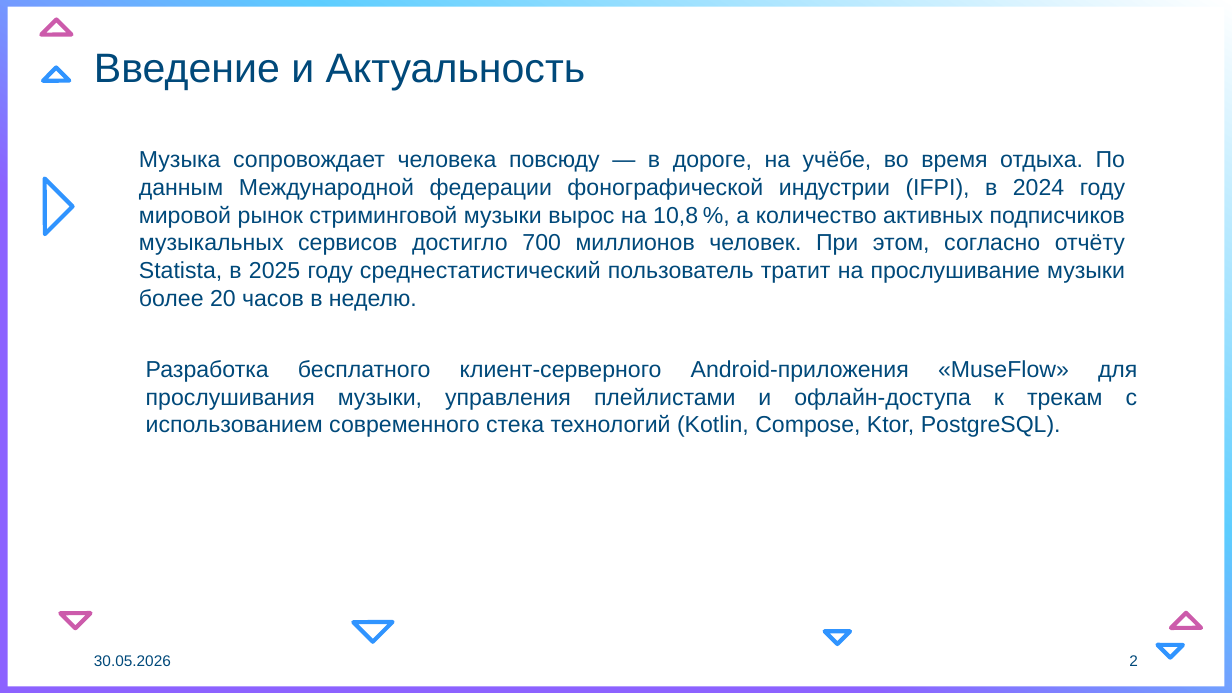
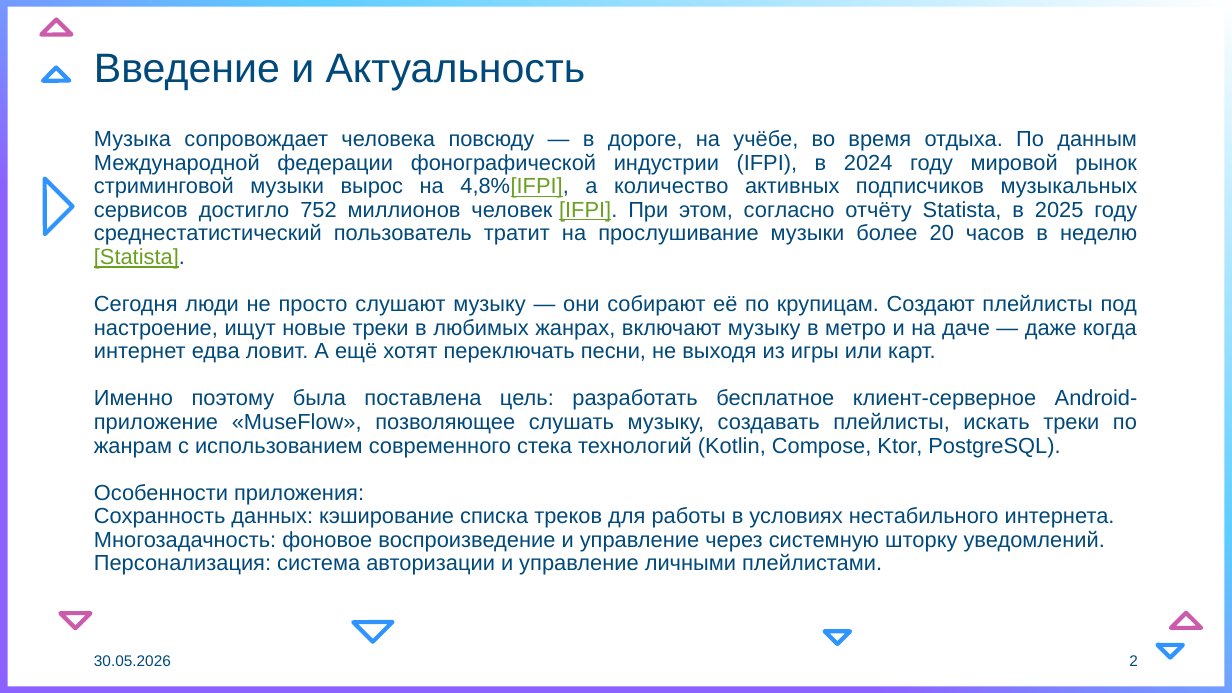
Before and after one commit to oggiorgi/MIREA, a slide deck: slide 2 of 6sem/coursework_kotlin/samsung_presentation_olefriovgg.pptx. Drawn at 1232x693 pixels with LibreOffice and Linux fonts; fonts in the diff are those of the drawing; background and template pictures are left out. Boxes give left, top, right and bottom in pixels: in the first picture for what was removed or moved away, otherwise in the second. Text is boxed around its words. In the diff, an @@ line names an element or a change of style, - is before the commit and + after.

```diff
--- a/6sem/coursework_kotlin/samsung_presentation_olefriovgg.pptx
+++ b/6sem/coursework_kotlin/samsung_presentation_olefriovgg.pptx
@@ text at <box>94,130,1138,575</box>: text changed; size 18 to 17 pt @@
-Музыка сопровождает человека повсюду — в дороге, на учёбе, во время отдыха. По данным Международной федерации фонографической индустрии (IFPI), в 2024 году мировой рынок стриминговой музыки вырос на 10,8 %, а количество активных подписчиков музыкальных сервисов достигло 700 миллионов человек. При этом, согласно отчёту Statista, в 2025 году среднестатистический пользователь тратит на прослушивание музыки более 20 часов в неделю.
+Музыка сопровождает человека повсюду — в дороге, на учёбе, во время отдыха. По данным Международной федерации фонографической индустрии (IFPI), в 2024 году мировой рынок стриминговой музыки вырос на 4,8%[IFPI], а количество активных подписчиков музыкальных сервисов достигло 752 миллионов человек [IFPI]. При этом, согласно отчёту Statista, в 2025 году среднестатистический пользователь тратит на прослушивание музыки более 20 часов в неделю [Statista].
+Сегодня люди не просто слушают музыку — они собирают её по крупицам. Создают плейлисты под настроение, ищут новые треки в любимых жанрах, включают музыку в метро и на даче — даже когда интернет едва ловит. А ещё хотят переключать песни, не выходя из игры или карт.
+Именно поэтому была поставлена цель: разработать бесплатное клиент-серверное Android-приложение «MuseFlow», позволяющее слушать музыку, создавать плейлисты, искать треки по жанрам с использованием современного стека технологий (Kotlin, Compose, Ktor, PostgreSQL).
+Особенности приложения:
+Сохранность данных: кэширование списка треков для работы в условиях нестабильного интернета.
+Многозадачность: фоновое воспроизведение и управление через системную шторку уведомлений.
+Персонализация: система авторизации и управление личными плейлистами.
@@ text removed at <box>146,360,1138,437</box> @@
-Разработка бесплатного клиент-серверного Android-приложения «MuseFlow» для прослушивания музыки, управления плейлистами и офлайн-доступа к трекам с использованием современного стека технологий (Kotlin, Compose, Ktor, PostgreSQL).
```
Also in this commit, not shown: 3 other slides changed.
